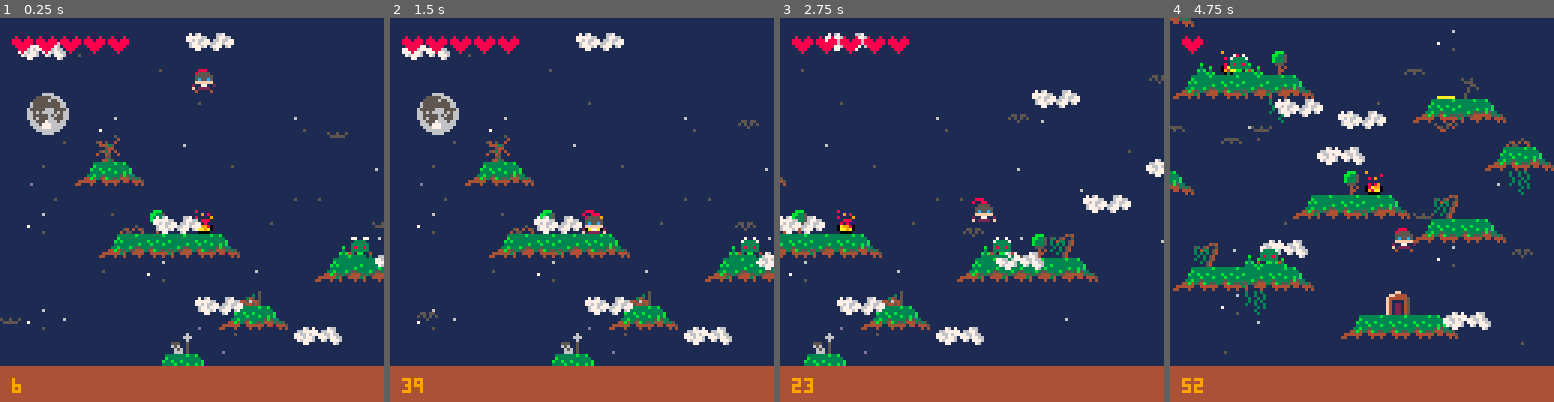
Above: before the commit, frames 1-4 (left to right).
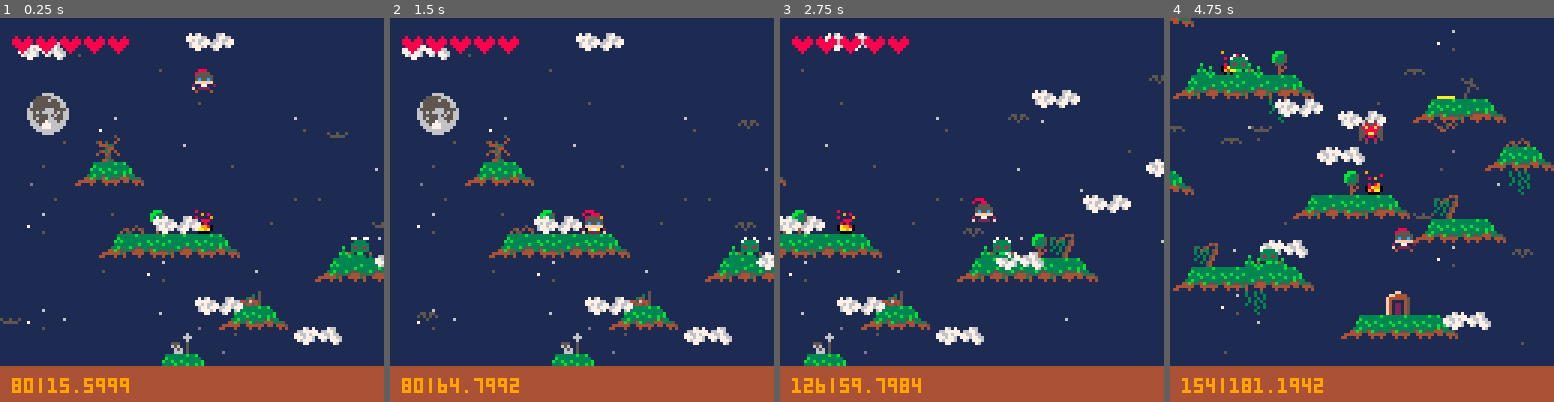
Above: after the commit, the same moments.

Repository: danielcloutier/pico8jumper
Game: PICO-8 cartridge basic.p8
The game is run twice, just before and just after one commit, with the same random seed, the same clock (stepped at 60 frames per second) and the same inputs.
Inputs:
- Up to frame 1 (0.25 s): no input
- Up to frame 2 (1.5 s): tap O (Z key) at 0.7 s
- Up to frame 3 (2.75 s): hold Right 1.6-2.1 s; tap O (Z key) at 1.7, 2.1, 2.5 s; hold Up 2.15-2.42 s; hold Right from 2.47 s (still down)
- Up to frame 4 (4.75 s): tap O (Z key) every 0.4 s from 2.9 to 4.5 s; release Right at 3.03 s; hold Left 3.08-3.58 s; hold Down 3.63-3.97 s; hold Right 4.02-4.68 s; hold Up from 4.73 s (still down)

The runs differ from the first frame. In frame 1, 0.5% of the frame differs, in the area x 3-43%, y 76-98%; in frame 2, 0.4%; in frame 3, 0.5%; in frame 4, 1.0%, in the area x 3-75%, y 4-98%.

Commit message:
Gargoyle added
but collisionchecks are not working

Diff:
--- a/basic.lua
+++ b/basic.lua
@@ -141,6 +141,7 @@
 
 function makeenemies()
   local enemy = {}
+  enemy.type = "imp"
   enemy.x = 20
   enemy.y = 240
   enemy.dx = rnd(0.7)
@@ -151,6 +152,7 @@
   enemy.sprite = 57
   add(enemies, enemy)
   local enemy2 = {}
+  enemy2.type = "imp"
   enemy2.x = 90
   enemy2.y = 193
   enemy2.dx = rnd(0.7)
@@ -161,6 +163,7 @@
   enemy2.sprite = 58
   add(enemies, enemy2)
     local enemy3 = {}
+  enemy3.type = "imp"
   enemy3.x = 90
   enemy3.y = 129
   enemy3.dx = rnd(0.7)
@@ -171,6 +174,7 @@
   enemy3.sprite = 59
   add(enemies, enemy3)
     local enemy4 = {}
+  enemy4.type = "imp"
   enemy4.x = 132
   enemy4.y = 73
   enemy4.dx = rnd(0.8)
@@ -180,7 +184,19 @@
   enemy4.ymax2 = 129
   enemy4.sprite = 59
   add(enemies, enemy4)
-end
+    local enemy5 = {}
+  enemy5.type = "gargoyle"
+  enemy5.x = 140
+  enemy5.y = 150
+  enemy5.dx = rnd(1)
+  enemy5.dy = rnd(1)
+  enemy5.xmax1 = 136
+  enemy5.xmax2 = 146
+  enemy5.ymax1 = 135
+  enemy5.ymax2 = 155
+  enemy5.sprite = 96
+  add(enemies, enemy5)
+  end
 
 function _update()
  stepcount += 1
@@ -272,7 +288,7 @@
      return
     end
 
- texttoprint = currentcell
+ texttoprint = playerx .. "|" .. playery
 
  --check for final moon jump
  if(currentcell== 46) then
@@ -346,7 +362,14 @@
   if(enemy.x < enemy.xmax1 or enemy.x > enemy.xmax2) then
     enemy.dx = enemy.dx * -1
   end
+  if(enemy.type=="gargoyle") then
+    if(enemy.y < enemy.ymax1 or enemy.y > enemy.ymax2) then
+      enemy.dy = enemy.dy * -1
+    end
+    enemy.y += enemy.dy
+	end
   enemy.x += enemy.dx
+
 end
 
 function movebats()
@@ -541,9 +564,17 @@
 if(stepcount % 3 == 0) then
   enemy.sprite += 1
 end
+if(enemy.type=="imp") then
   if(enemy.sprite == 60) then
     enemy.sprite = 57
   end
+end
+if(enemy.type=="gargoyle") then
+  if(enemy.sprite == 99) then
+    enemy.sprite = 96
+  end
+end
+
   spr(enemy.sprite, enemy.x, enemy.y)
 end
 
--- a/basic.p8
+++ b/basic.p8
@@ -144,6 +144,7 @@
 
 function makeenemies()
   local enemy = {}
+  enemy.type = "imp"
   enemy.x = 20
   enemy.y = 240
   enemy.dx = rnd(0.7)
@@ -154,6 +155,7 @@
   enemy.sprite = 57
   add(enemies, enemy)
   local enemy2 = {}
+  enemy2.type = "imp"
   enemy2.x = 90
   enemy2.y = 193
   enemy2.dx = rnd(0.7)
@@ -164,6 +166,7 @@
   enemy2.sprite = 58
   add(enemies, enemy2)
     local enemy3 = {}
+  enemy3.type = "imp"
   enemy3.x = 90
   enemy3.y = 129
   enemy3.dx = rnd(0.7)
@@ -174,6 +177,7 @@
   enemy3.sprite = 59
   add(enemies, enemy3)
     local enemy4 = {}
+  enemy4.type = "imp"
   enemy4.x = 132
   enemy4.y = 73
   enemy4.dx = rnd(0.8)
@@ -183,7 +187,19 @@
   enemy4.ymax2 = 129
   enemy4.sprite = 59
   add(enemies, enemy4)
-end
+    local enemy5 = {}
+  enemy5.type = "gargoyle"
+  enemy5.x = 140
+  enemy5.y = 150
+  enemy5.dx = rnd(1)
+  enemy5.dy = rnd(1)
+  enemy5.xmax1 = 136
+  enemy5.xmax2 = 146
+  enemy5.ymax1 = 135
+  enemy5.ymax2 = 155
+  enemy5.sprite = 96
+  add(enemies, enemy5)
+  end
 
 function _update()
  stepcount += 1
@@ -275,7 +291,7 @@
      return
     end
 
- texttoprint = currentcell
+ texttoprint = playerx .. "|" .. playery
 
  --check for final moon jump
  if(currentcell== 46) then
@@ -349,7 +365,14 @@
   if(enemy.x < enemy.xmax1 or enemy.x > enemy.xmax2) then
     enemy.dx = enemy.dx * -1
   end
+  if(enemy.type=="gargoyle") then
+    if(enemy.y < enemy.ymax1 or enemy.y > enemy.ymax2) then
+      enemy.dy = enemy.dy * -1
+    end
+    enemy.y += enemy.dy
+	end
   enemy.x += enemy.dx
+
 end
 
 function movebats()
@@ -544,9 +567,17 @@
 if(stepcount % 3 == 0) then
   enemy.sprite += 1
 end
+if(enemy.type=="imp") then
   if(enemy.sprite == 60) then
     enemy.sprite = 57
   end
+end
+if(enemy.type=="gargoyle") then
+  if(enemy.sprite == 99) then
+    enemy.sprite = 96
+  end
+end
+
   spr(enemy.sprite, enemy.x, enemy.y)
 end
 
@@ -615,8 +646,11 @@
 mset(19,22, 37 + animationcycle)   --fire
 mset(13,17, 37 + animationcycle)   --fire
 
+mset(9,13, 11 + animationcycle)   --star
 mset(10,06, 11 + animationcycle)   --star
 mset(4,7, 27 + animationcycle)   --star
+mset(6,25, 11 + animationcycle)   --star
+mset(22,21, 27 + animationcycle)   --star
 
  if(stepcount % 10 == 0) then
    animationcycle += 1
@@ -679,14 +713,14 @@
 11bb3b3355355444354b3553111144b4444353510000000000000000055055000000000003333330400bb004400bb004f4122145111511111134515116561151
 11bbbb333411444411444444114444441441444500000000000000000000000000000000400bb0040033330330333303f4122145115111114456445111656151
 133bbbb31411114111141141144111411111141400000000000000000000000000000000303333030300000000000030f4122145115111116544545111666151
-088800000008800000888000000000000c7cc70000c7c7000cccc770000007000000000000000000000000000000000000000000000000000000000000000000
-80088000005555000855550000000000077c7cc0007cc7000c7cc70000070000007000700000c000000000666600000000000000000000000000000000000000
-005555000555555005555550000000000c77c7c00c7c7c7007ccccc7070c070000c0c0000c000000000055555666000000000000000000000000000000000000
-0555555005c55c5005c55c500000000007ccc7c00cc7ccc07cc7ccc70007c00007cc7c00000c0000000555556556600000000000000000000000000000000000
-05c55c500ffffff00ffffff000000000cc7c7cc007cc7c70ccccc7cc0c777c000c7c7c7007c00700006555555555660000000000000000000000000000000000
-0ffffff0200770022007700200000000c7cc7cc000c7cc707cccc7cc000c07c000ccc7cc00c7cc00006555555555660000000000000000000000000000000000
-200770020022220ff022220000000000c7c7c70000c7c7c0cc77cc7c70c7cccc0cc77cc70c7c77c0065555566655556000000000000000000000000000000000
-f022220f0400004004000040000000000c7c7c0c0c7cc700c70ccc0700cccc77000ccc7c000ccc7c066565666656566000000000000000000000000000000000
+088800000008800000888000000000000c7cc70000c7c7000cccc770000007000000000000000000000000000000000066676666666666760000000000000000
+80088000005555000855550000000000077c7cc0007cc7000c7cc70000070000007000700000c000000000666600000066667766666666670000000000000000
+005555000555555005555550000000000c77c7c00c7c7c7007ccccc7070c070000c0c0000c000000000055555666000066766666666556660000000000000000
+0555555005c55c5005c55c500000000007ccc7c00cc7ccc07cc7ccc70007c00007cc7c00000c0000000555556556600066776666665555660000000000000000
+05c55c500ffffff00ffffff000000000cc7c7cc007cc7c70ccccc7cc0c777c000c7c7c7007c00700006555555555660066666776655555560000000000000000
+0ffffff0200770022007700200000000c7cc7cc000c7cc707cccc7cc000c07c000ccc7cc00c7cc0000655555555566007666766766ddddd60000000000000000
+200770020022220ff022220000000000c7c7c70000c7c7c0cc77cc7c70c7cccc0cc77cc70c7c77c00655555666555560776666666767dd660000000000000000
+f022220f0400004004000040000000000c7c7c0c0c7cc700c70ccc0700cccc77000ccc7c000ccc7c066565666656566066666666666666660000000000000000
 00000000004444400044444000000000000000009999999900c00000000000000000000000000000066555556565566000000000000000000000000000000000
 004444400444fff00444fff00000000000000000999999990000000c0000000000c000c000000000066565556655566000000000000000000000000000000000
 0444fff00444f0ff0444f0ff0000000000000000999999990700cc700000c0c00000700000000000006655576665660000000000000000000000000000000000
@@ -695,14 +729,14 @@
 00ffff00330770300307703300000000000000009999999900cccc700c0ccc00000cc0c000000000000066666666000000000000000000000000000000000000
 33077033f03333000033330f000000000000000099999999cccc7ccccc7c070ccccc7ccc00000000000000666600000000000000000000000000000000000000
 f033330f0000003003000000000000000000000099999999cc7cc7c0077ccc00c7cccc7c00000000000000000000000000000000000000000000000000000000
-00000000000000000000000000000000000000000000000000000000000000000000000000000000000000000000000000000000000000000000000000000000
-00000000000000000000000000000000000000000000000000000000000000000000000000000000000000000000000000000000000000000000000000000000
-00000000000000000000000000000000000000000000000000000000000000000000000000000000000000000000000000000000000000000000000000000000
-00000000000000000000000000000000000000000000000000000000000000000000000000000000000000000000000000000000000000000000000000000000
-00000000000000000000000000000000000000000000000000000000000000000000000000000000000000000000000000000000000000000000000000000000
-00000000000000000000000000000000000000000000000000000000000000000000000000000000000000000000000000000000000000000000000000000000
-00000000000000000000000000000000000000000000000000000000000000000000000000000000000000000000000000000000000000000000000000000000
-00000000000000000000000000000000000000000000000000000000000000000000000000000000000000000000000000000000000000000000000000000000
+00500500000000000050050000000000000000000000000000000000000000000000000000000000000000000000000000000000000000000000000000000000
+00855800505005050085580000000000000000000000000000000000000000000000000000000000000000000000000000000000000000000000000000000000
+58a88a855085580508a88a8000000000000000000000000000000000000000000000000000000000000000000000000000000000000000000000000000000000
+5588885558a88a850588885000000000000000000000000000000000000000000000000000000000000000000000000000000000000000000000000000000000
+558aa85555888855558aa85500000000000000000000000000000000000000000000000000000000000000000000000000000000000000000000000000000000
+55088055058aa8505508805500000000000000000000000000000000000000000000000000000000000000000000000000000000000000000000000000000000
+50800805000880005080080500000000000000000000000000000000000000000000000000000000000000000000000000000000000000000000000000000000
+00500500005005005050050500000000000000000000000000000000000000000000000000000000000000000000000000000000000000000000000000000000
 00000000000000000000000000000000000000000000000000000000000000000000000000000000000000000000000000000000000000000000000000000000
 00000000000000000000000000000000000000000000000000000000000000000000000000000000000000000000000000000000000000000000000000000000
 00000000000000000000000000000000000000000000000000000000000000000000000000000000000000000000000000000000000000000000000000000000
